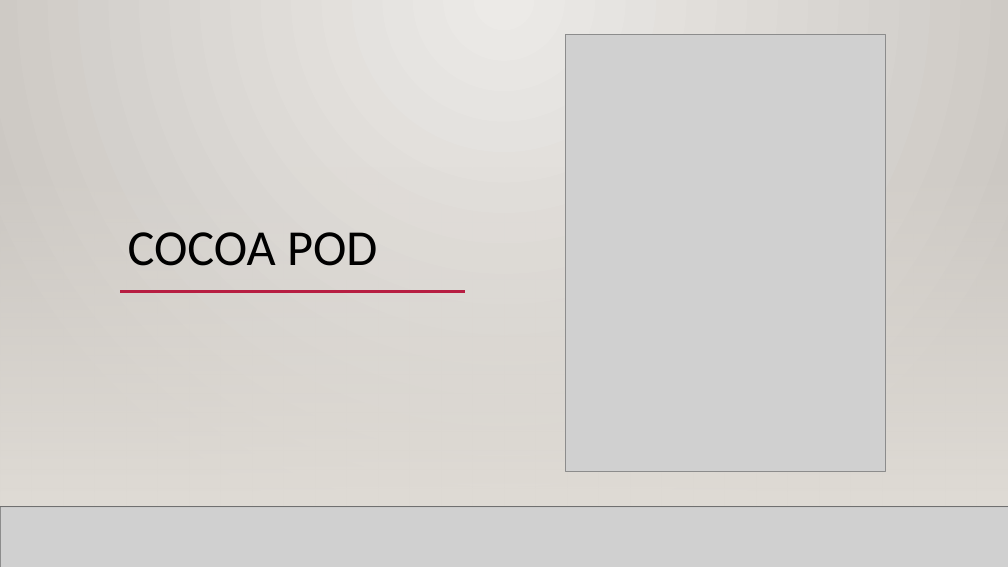
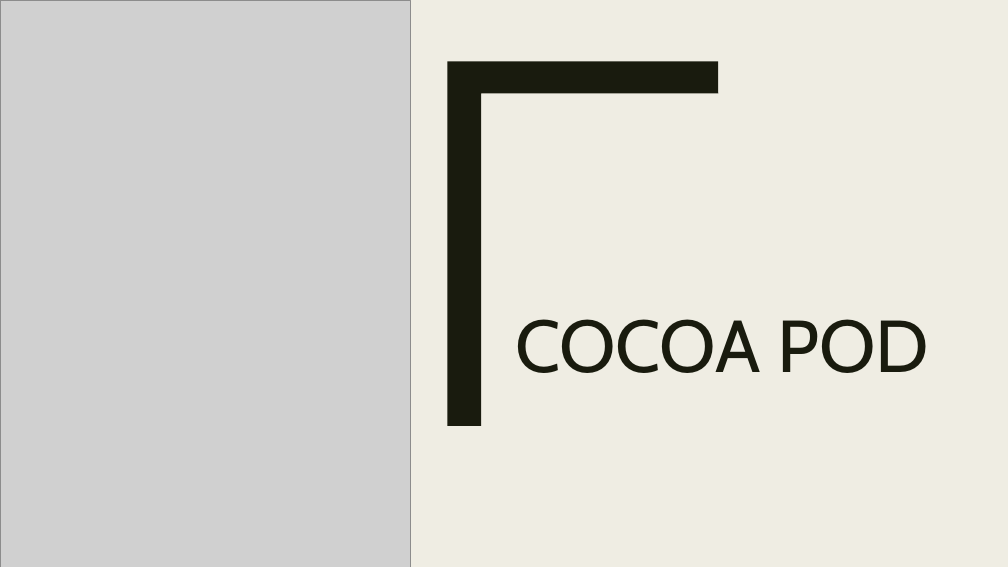
Before and after one commit to ThanhTurin/iOS-meetup-sg, a slide deck: slide 29 of Presentation.pptx (slide 23 before the commit). Drawn at 1008x567 pixels with LibreOffice and Linux fonts; fonts in the diff are those of the drawing; grey boxes stand for pictures; background and template pictures are left out. Boxes give left, top, right and bottom in pixels: in the first picture for what was removed or moved away, otherwise in the second. Text is boxed around its words. In the diff, an @@ line names an element or a change of style, - is before the commit and + after.

```diff
--- a/Presentation.pptx
+++ b/Presentation.pptx
@@ background gradient #ECEAE7 to #CAC7C1 to #EFEDE3 @@
@@ picture resized from (x1=565, y1=35, x2=885, y2=471) to (x1=0, y1=0, x2=411, y2=567) @@
@@ rectangle at (x1=0, y1=0, x2=1008, y2=567): fill gradient #ECEAE7 to #CAC7C1 to #EFEDE3 @@
@@ rectangle added at (x1=39, y1=0, x2=58, y2=567), fill #191B0E @@
@@ freeform shape added at (x1=448, y1=61, x2=718, y2=426), fill #191B0E @@
@@ title "COCOA POD" moved from (x1=128, y1=232, x2=377, y2=266) to (x1=515, y1=319, x2=929, y2=373) @@
@@ title "COCOA POD" at (x1=515, y1=319, x2=929, y2=373): size 48 to 70 pt, font Calibri to Cabin, text colour #000000 to #191B0E; line spacing 0.9 to 0.89 @@
@@ rectangle removed at (x1=0, y1=167, x2=1008, y2=507) @@
@@ rectangle removed at (x1=0, y1=167, x2=1008, y2=507) @@
@@ rectangle removed at (x1=0, y1=167, x2=1008, y2=507) @@
@@ line removed from (120, 153) to (915, 153) @@
@@ line removed from (120, 292) to (465, 292) @@
@@ line removed from (200, 292) to (914, 292) @@
@@ line removed from (0, 507) to (1008, 507) @@
@@ line removed from (0, 507) to (1008, 507) @@
@@ picture removed at (x1=0, y1=507, x2=1008, y2=567) @@
@@ line removed from (0, 507) to (1008, 507) @@
```
Also in this commit, not shown: 12 other slides changed, 18 slides added, 10 slides removed.
